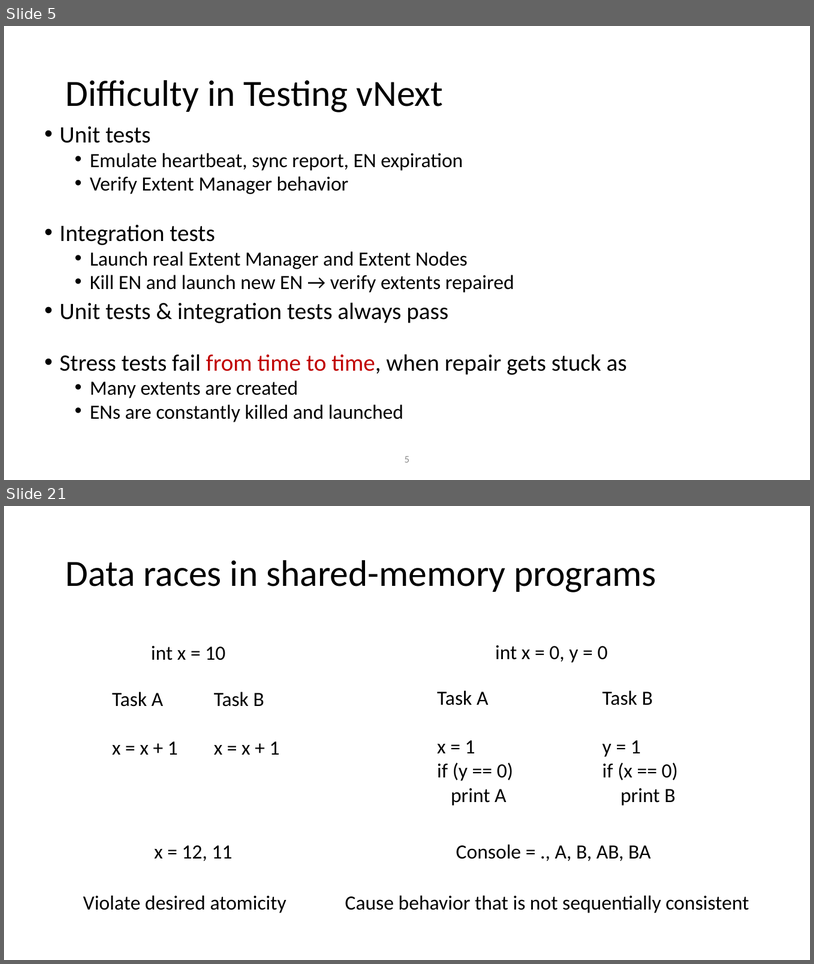
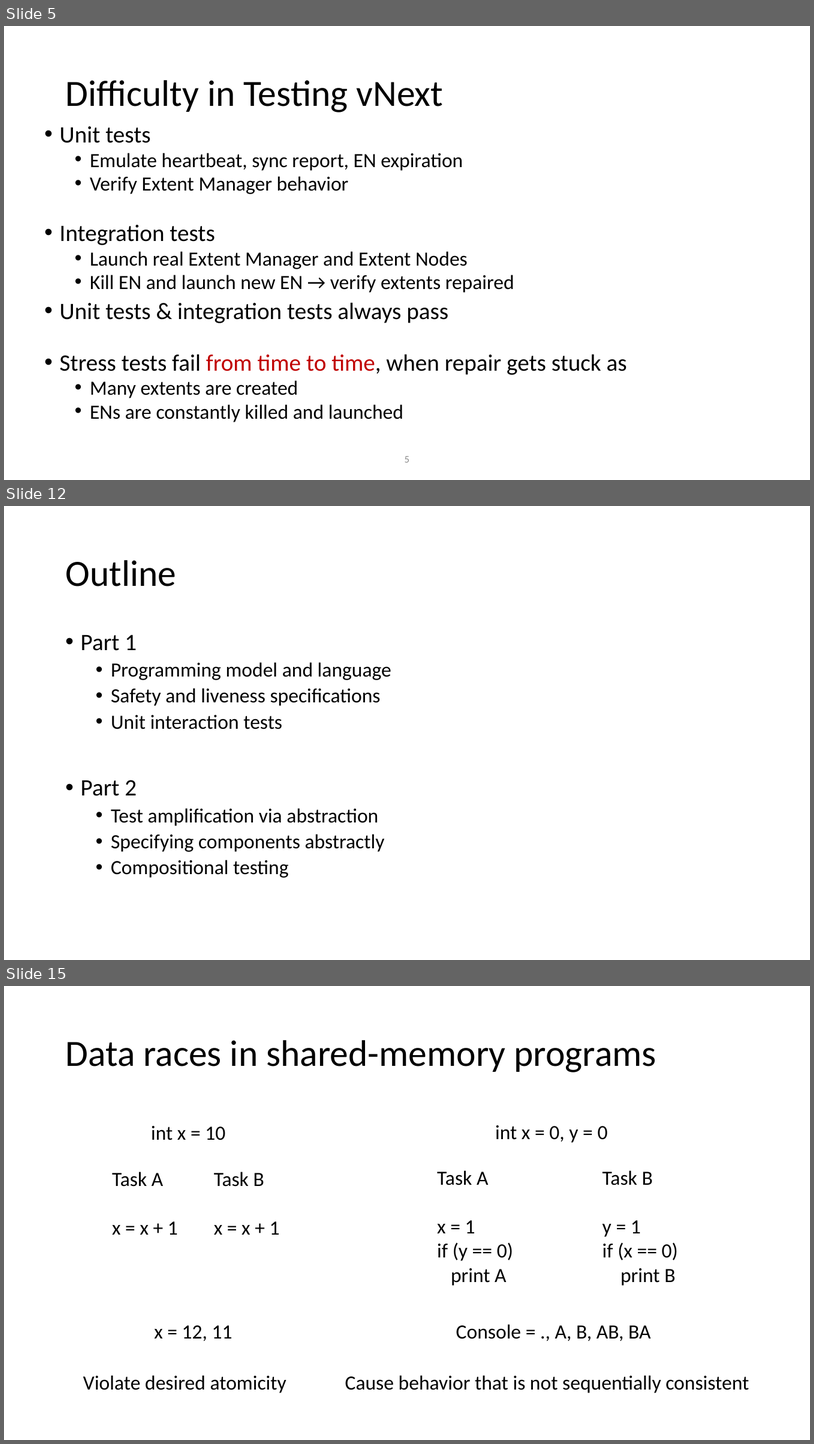
Before and after one commit to p-org/P, a slide deck: RVTutorial/P-tutorial-Part-1.pptx. Shown one above the other, each under a label of ours: slides 5 and 21 before the commit, slides 5, 12 and 15 after it; the slides between them are not shown. The pictures are 814x964 and 814x1444 pixels, drawn with LibreOffice and Linux fonts; fonts in the diff are those of the drawing. Boxes give left, top, right and bottom in pixels: in the first picture for what was removed or moved away, otherwise in the second. Text is boxed around its words. In the diff, an @@ line names an element or a change of style, - is before the commit and + after.

```diff
--- a/RVTutorial/P-tutorial-Part-1.pptx
+++ b/RVTutorial/P-tutorial-Part-1.pptx
@@ slide 12 added at box(4, 506, 810, 960), background #FFFFFF @@
@@ title added at box(65, 560, 176, 586), 44 pt, text #000000 @@
+Outline
@@ text added at box(81, 634, 392, 877), 24 pt, text #000000 @@
+• Part 1
+  • Programming model and language
+  • Safety and liveness specifications
+  • Unit interaction tests
+• Part 2
+  • Test amplification via abstraction
+  • Specifying components abstractly
+  • Compositional testing
@@ what was slide 21 is now slide 15 @@
```
Also in this commit, not shown: 6 slides changed, 6 other slides added, 1 slide removed, 6 other files.
